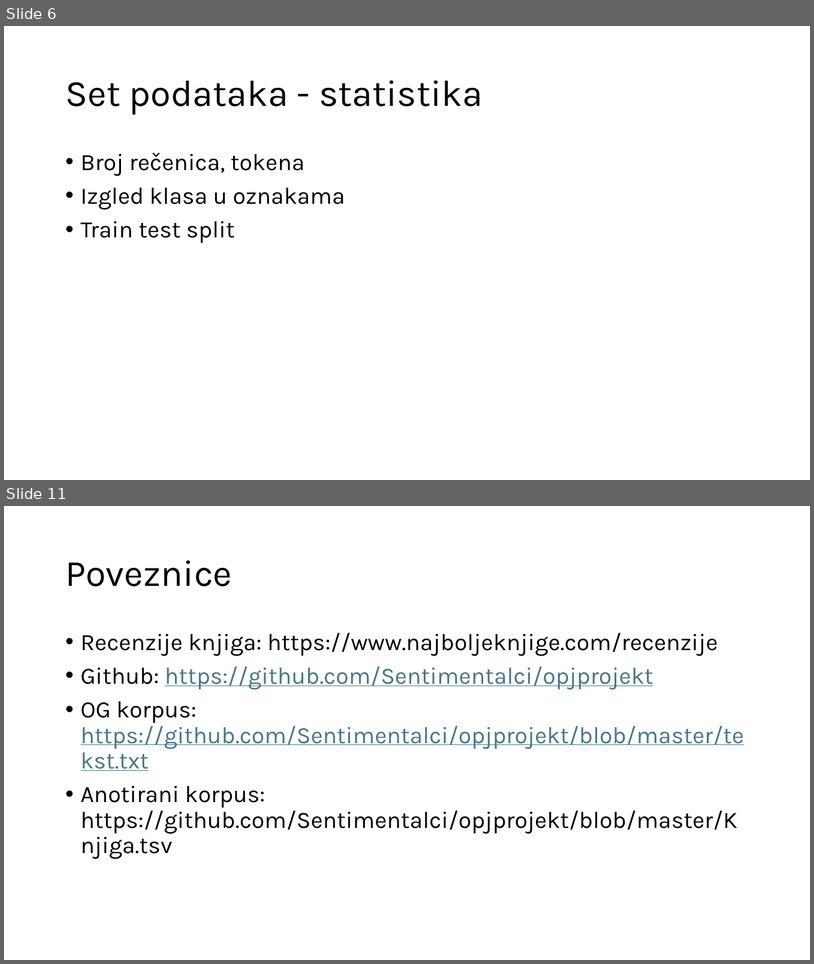
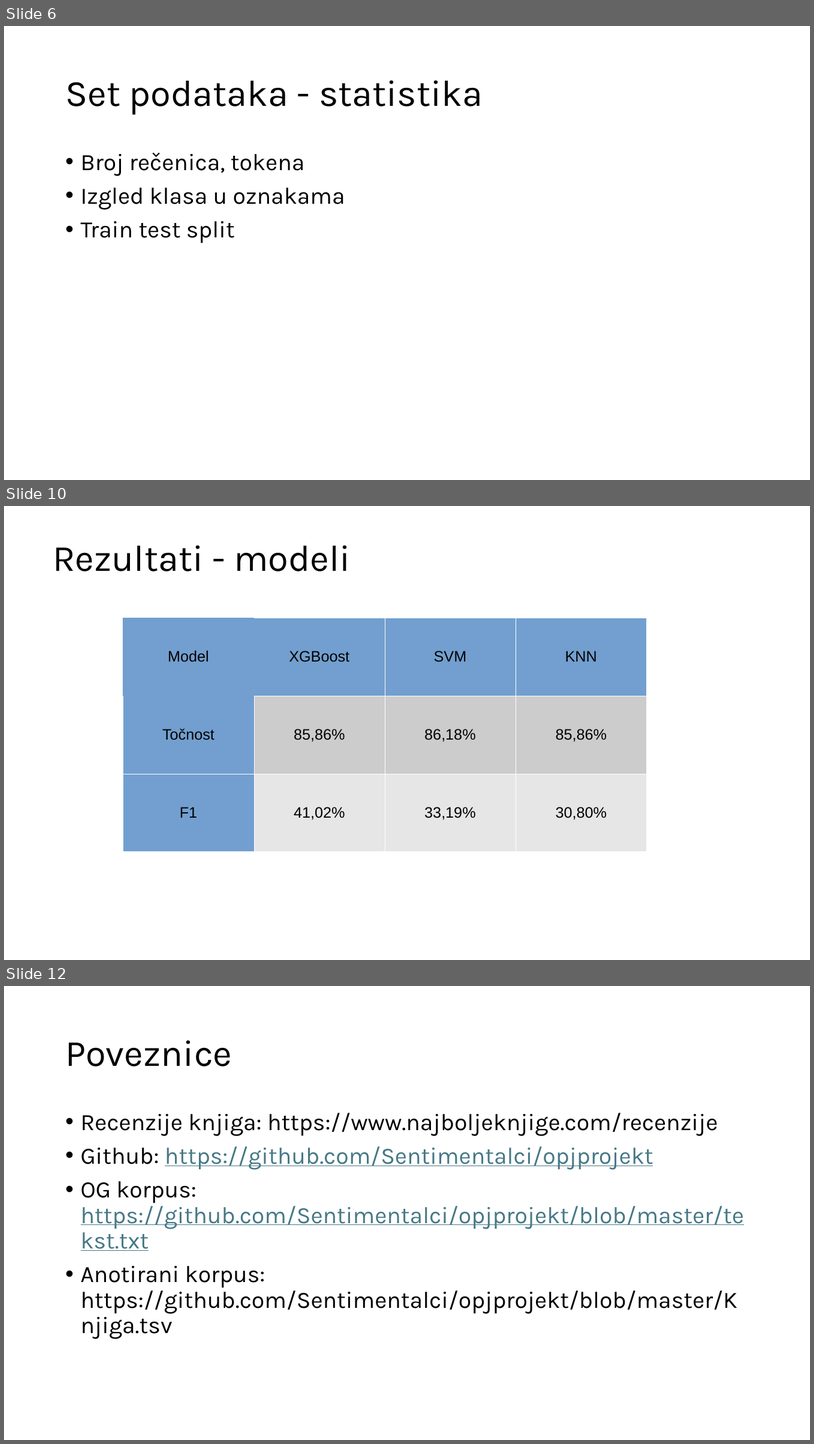
Before and after one commit to Sentimentalci/opjprojekt, a slide deck: SENTIMENTalci.pptx. Shown one above the other, each under a label of ours: slides 6 and 11 before the commit, slides 6, 10 and 12 after it; the slides between them are not shown. The pictures are 814x964 and 814x1444 pixels, drawn with LibreOffice and Linux fonts; fonts in the diff are those of the drawing. Boxes give left, top, right and bottom in pixels: in the first picture for what was removed or moved away, otherwise in the second. Text is boxed around its words. In the diff, an @@ line names an element or a change of style, - is before the commit and + after.

Commit message:
dodani rezultati modela u prezentaciju

```diff
--- a/SENTIMENTalci.pptx
+++ b/SENTIMENTalci.pptx
@@ slide 10 added at box(4, 506, 810, 960), background #FFFFFF @@
@@ title added at box(53, 545, 351, 571), 44 pt, text #000000 @@
+Rezultati - modeli
@@ table added at box(123, 618, 647, 852), 3 rows, 4 columns @@
+Model | XGBoost | SVM | KNN
+Točnost | 85,86% | 86,18% | 85,86%
+F1 | 41,02% | 33,19% | 30,80%
@@ what was slide 11 is now slide 12 @@
```
Also in this commit, not shown: 1 slide changed, 1 other slide added, 1 slide removed, 1 other file.
